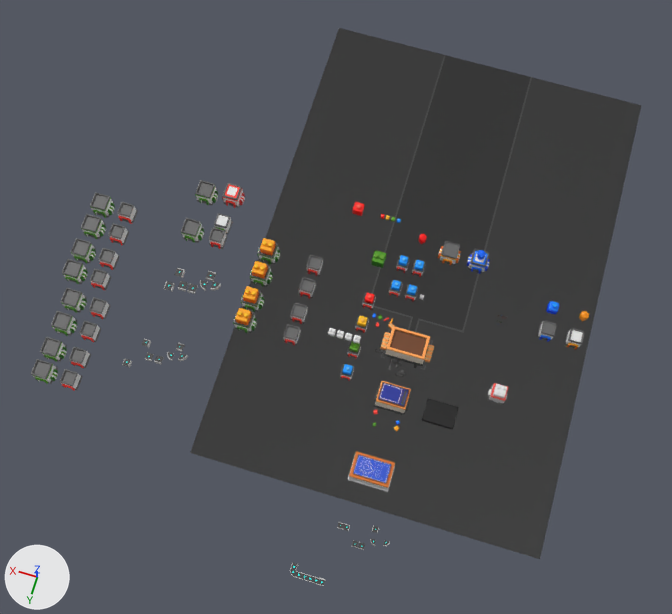
Two versions of the Blender file Assets/000.Eeeeden/00-Fbxs/01-Map/Jin_blender-den.blend, one commit apart.
One viewpoint serves both versions: a camera (50 mm lens) standing at (-1.0, 57.6, 161.5) and looking at (14.3, 6.8, 1.9). Lighting does not change. The marker at lower left points along +X, +Y and +Z.

In view in the first picture: 'Blueprint-Factory', 'Blueprint-Factory.001', 'Map', 'Rail-Straight-Middle', 'Storage'.
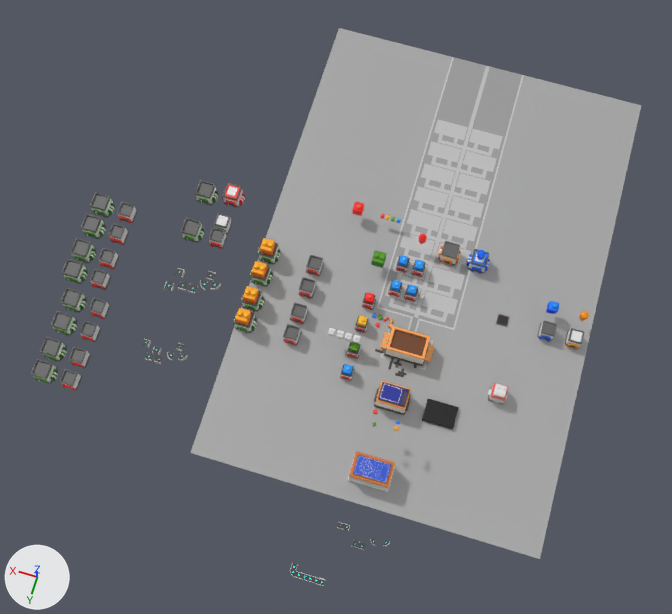
Commit message: map 수정

The change, as a list of edits to the scene's bpy script:
```text
Change me_map:
    used by ob_map; location = (0.0, 0.0, 0.0)
    remove me_map.from_pydata(...)  # 33 vertices, 17 faces; spans x 0.0..31.0, y -51.0..39.0, z 0.0
    add me_map.from_pydata(...)  # 213 vertices, 82 faces; spans x 0.0..31.0, y -51.0..39.0, z 0.0
    me_map part 1
    6 vertices in x 8.7..9.0, y -51.0..39.0, z 0.0 move by (-1.7, 0.0, 0.0)
    60 vertices are added at x 0.0..4.6, y -50.9..4.0, z 0.0
    32 new vertices lie (3.0, 0.0, 0.0) away from vertices in x 0.5..3.5, y -36.5..1.5, z 0.0
    24 new vertices lie (0.8, 0.0, 0.0) away from vertices in x 1.6..4.6, y -33.5..2.6, z 0.0
    8 new vertices lie (0.0, 1.0, 0.0) away from vertices in x 5.4, y -33.5..1.5, z 0.0
    8 new vertices lie (0.0, 0.9, 0.0) away from vertices in x 5.4, y -32.5..2.5, z 0.0
    8 new vertices lie (-1.2, 0.0, 0.0) away from vertices in x 1.6, y -32.4..2.6, z 0.0
    8 new vertices lie (0.0, 0.8, 0.0) away from vertices in x 0.4, y -32.4..2.6, z 0.0
    8 new vertices lie (-0.9, 0.0, 0.0) away from vertices in x 5.4, y -31.6..3.4, z 0.0
    8 new vertices lie (-2.0, 0.0, 0.0) away from vertices in x 4.5, y -31.6..3.4, z 0.0
    8 new vertices lie (-0.8, 0.1, 0.0) away from vertices in x 5.4, y -32.5..2.5, z 0.0
    8 new vertices lie (1.1, 0.0, 0.0) away from vertices in x 0.4, y -31.6..3.4, z 0.0
    65 new faces join them, mat_map_2 (light grey #c1c1c1)
    add me_map.materials.append(mat_map_2)  # light grey #c1c1c1
Change ob_map:
    remove _m = ob_map.modifiers.new('Mirror', 'MIRROR')
Change ob_rail_straight_middle:
    ob_rail_straight_middle.location: (47.0, 27.2, 0.0) -> (42.8, 23.5, 0.0)
```

What differs and where, as boxes [x1, y1, x2, y2] in the pictures (672 x 614 px):
'Rail-Straight-Middle', moved
    before: [122, 359, 132, 368]
    after: [152, 346, 162, 356]
part 1 of me_map, built on
    both: [190, 28, 641, 559]
